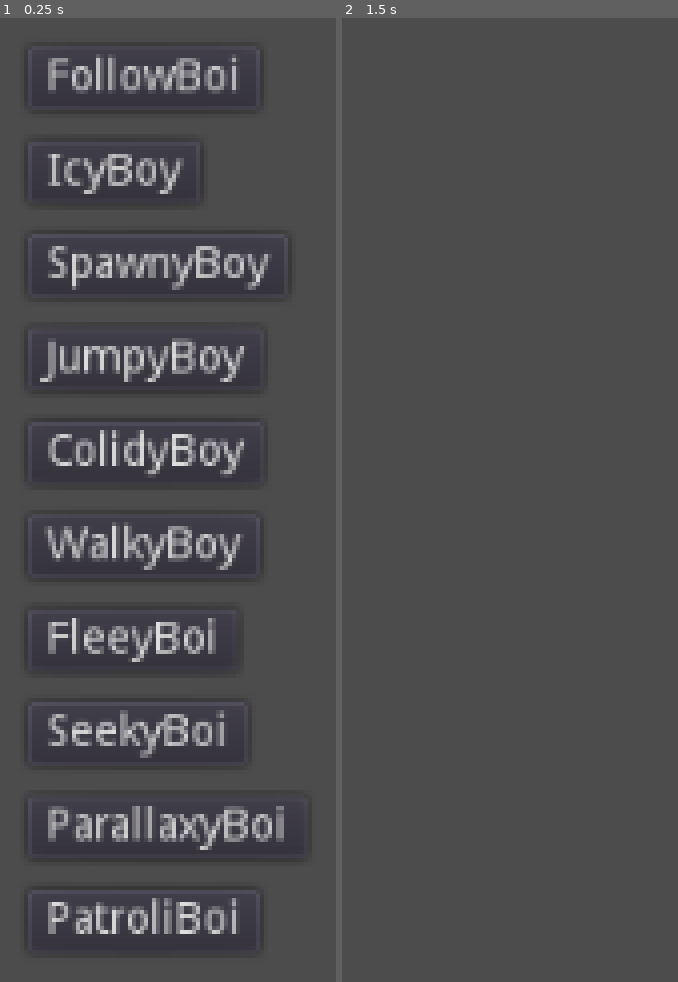
Above: before the commit, frames 1-2 (left to right).
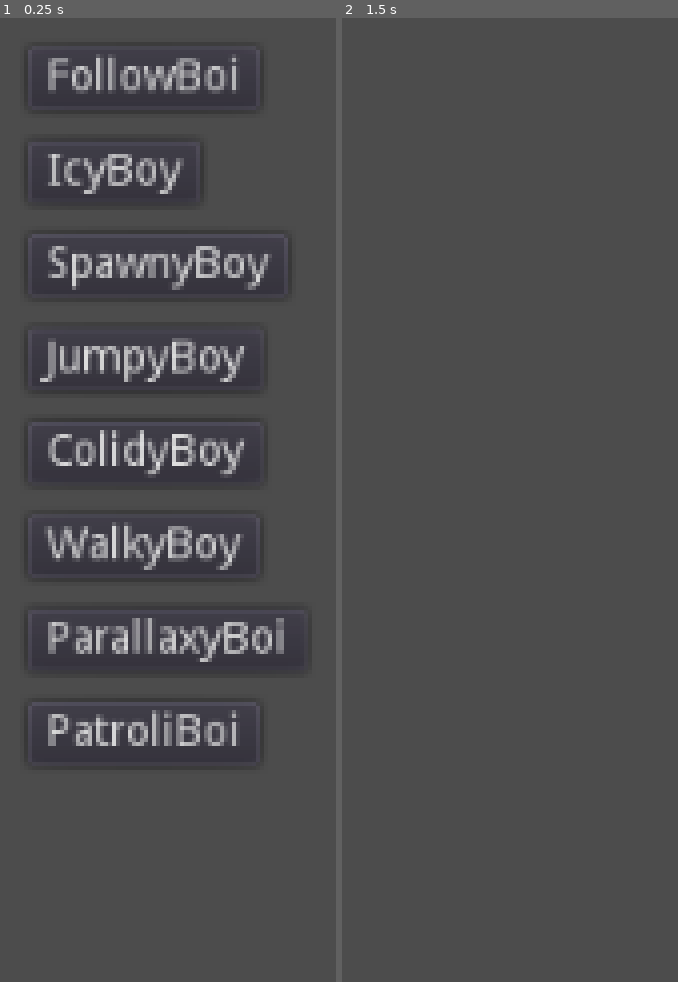
Above: after the commit, the same moments.

Repository: Rosthouse/GodotTest
Game: Godot game, scene res://Main.tscn
Two runs of this game, one before a commit and one after it. Both use one fixed random seed, a clock stepped at 60 frames per second and the inputs below.
Inputs (mouse positions are in pixels of both pictures, inside the frame that each line leads up to):
- Up to frame 1 (0.25 s): no input
- Up to frame 2 (1.5 s): click "FollowBoi" at 0.5 s; tap Enter at 1.25 s; move the mouse to (outside the picture) at 1.27 s; hold Right (ui_right) from 1.28 s (still down); click (outside the picture) at 1.35 s

The runs differ from the first frame. In frame 1, 5.1% of the frame differs, in the area x 13-86%, y 62-96%; in frame 2, nothing differs.

Commit message:
Change: moved steering behaviour scenes to subfolder

Diff:
--- a/Scenes/FleeyBoi.tscn
+++ b/Scenes/Steering/FleeyBoi.tscn
@@ -1,8 +1,10 @@
 [gd_scene load_steps=4 format=2]
 
-[ext_resource path="res://Scenes/SeekyBoi.gd" type="Script" id=1]
+[ext_resource path="res://Scenes/Steering/SeekyBoi.gd" type="Script" id=1]
 [ext_resource path="res://icon.png" type="Texture" id=2]
-[ext_resource path="res://Scenes/Fleeer.gd" type="Script" id=3]
+[ext_resource path="res://Scenes/Steering/Fleeer.gd" type="Script" id=3]
+
+
 
 [node name="FleeyBoi" type="Node2D"]
 script = ExtResource( 1 )
--- a/Scenes/SeekyBoi.tscn
+++ b/Scenes/Steering/SeekyBoi.tscn
@@ -1,8 +1,9 @@
 [gd_scene load_steps=4 format=2]
 
-[ext_resource path="res://Scenes/SeekyBoi.gd" type="Script" id=1]
+[ext_resource path="res://Scenes/Steering/SeekyBoi.gd" type="Script" id=1]
 [ext_resource path="res://icon.png" type="Texture" id=2]
-[ext_resource path="res://Scenes/Seeker.gd" type="Script" id=3]
+[ext_resource path="res://Scenes/Steering/Seeker.gd" type="Script" id=3]
+
 
 [node name="SeekyBoi" type="Node2D"]
 script = ExtResource( 1 )
--- a/SnakeyBoi.tscn
+++ b/SnakeyBoi.tscn
@@ -1,8 +1,9 @@
 [gd_scene load_steps=4 format=2]
 
 [ext_resource path="res://icon.png" type="Texture" id=1]
-[ext_resource path="res://Scenes/Fleeer.gd" type="Script" id=2]
+[ext_resource path="res://Scenes/Steering/Fleeer.gd" type="Script" id=2]
 [ext_resource path="res://Body1.gd" type="Script" id=3]
+
 
 
 
--- a/project.godot
+++ b/project.godot
@@ -22,7 +22,7 @@
 "base": "Seeker",
 "class": "Fleeer",
 "language": "GDScript",
-"path": "res://Scenes/Fleeer.gd"
+"path": "res://Scenes/Steering/Fleeer.gd"
 }, {
 "base": "Button",
 "class": "SceneButton",
@@ -32,7 +32,7 @@
 "base": "Sprite",
 "class": "Seeker",
 "language": "GDScript",
-"path": "res://Scenes/Seeker.gd"
+"path": "res://Scenes/Steering/Seeker.gd"
 }, {
 "base": "Node",
 "class": "WATTest",
Renamed: Scenes/Fleeer.gd -> Scenes/Steering/Fleeer.gd
Renamed: Scenes/Seeker.gd -> Scenes/Steering/Seeker.gd
Renamed: Scenes/SeekyBoi.gd -> Scenes/Steering/SeekyBoi.gd
